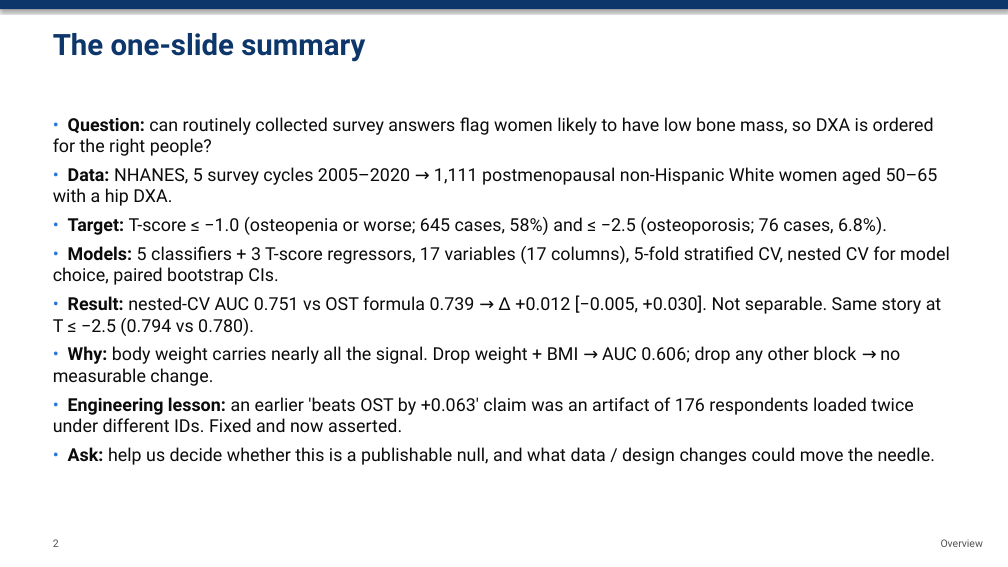
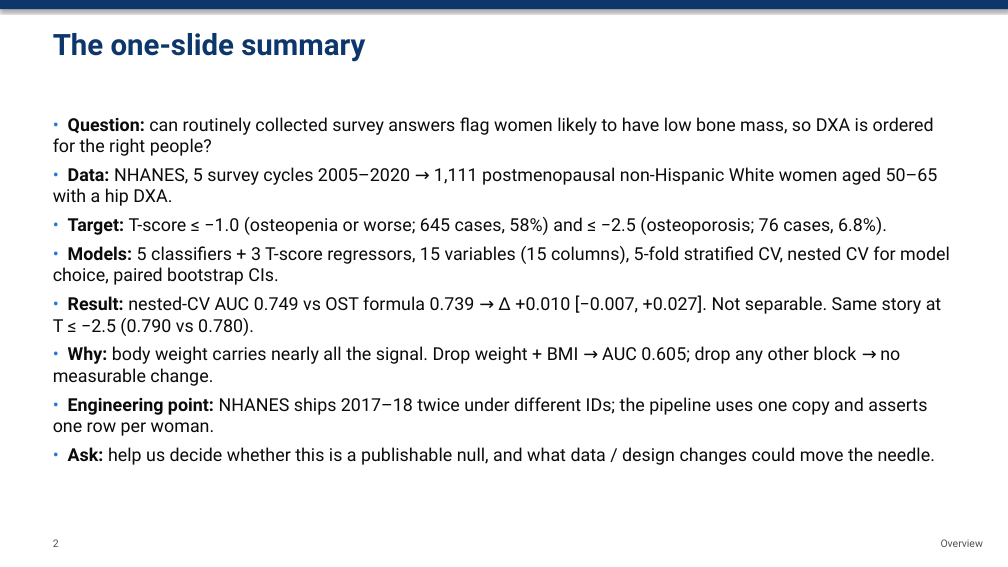
Before and after one commit to am12-dev/sf_26-27, a slide deck: slide 2 of Notes/presentation_ml_engineer/Osteoporosis_ML_Briefing_for_ML_Engineer.pptx. Drawn at 1008x567 pixels with LibreOffice and Linux fonts; fonts in the diff are those of the drawing. Boxes give left, top, right and bottom in pixels: in the first picture for what was removed or moved away, otherwise in the second. Text is boxed around its words. In the diff, an @@ line names an element or a change of style, - is before the commit and + after.

```diff
--- a/Notes/presentation_ml_engineer/Osteoporosis_ML_Briefing_for_ML_Engineer.pptx
+++ b/Notes/presentation_ml_engineer/Osteoporosis_ML_Briefing_for_ML_Engineer.pptx
@@ text at (53,246,950,436): text changed @@
-• Models: 5 classifiers + 3 T-score regressors, 17 variables (17 columns), 5-fold stratified CV, nested CV for model choice, paired bootstrap CIs.
-• Result: nested-CV AUC 0.751 vs OST formula 0.739 → Δ +0.012 [−0.005, +0.030]. Not separable. Same story at T ≤ −2.5 (0.794 vs 0.780).
-• Why: body weight carries nearly all the signal. Drop weight + BMI → AUC 0.606; drop any other block → no measurable change.
-• Engineering lesson: an earlier 'beats OST by +0.063' claim was an artifact of 176 respondents loaded twice under different IDs. Fixed and now asserted.
+• Models: 5 classifiers + 3 T-score regressors, 15 variables (15 columns), 5-fold stratified CV, nested CV for model choice, paired bootstrap CIs.
+• Result: nested-CV AUC 0.749 vs OST formula 0.739 → Δ +0.010 [−0.007, +0.027]. Not separable. Same story at T ≤ −2.5 (0.790 vs 0.780).
+• Why: body weight carries nearly all the signal. Drop weight + BMI → AUC 0.605; drop any other block → no measurable change.
+• Engineering point: NHANES ships 2017–18 twice under different IDs; the pipeline uses one copy and asserts one row per woman.
```
Also in this commit, not shown: 18 other slides changed, 7 slides added, 5 slides removed, 6 other files.
